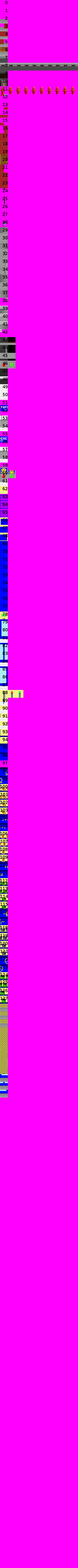
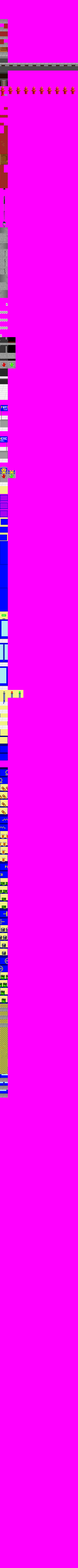
Layered file, before and after one edit (w=78, h=1568). Changes by layer:
hid "numbers" over [0, 0, 9, 1000]
painted on "Eingefügte Ebene #57" over [0, 321, 8, 330]
painted on "Eingefügte Ebene #56" over [0, 313, 8, 322]
painted on "Eingefügte Ebene #55" over [0, 305, 8, 314]
painted on "Eingefügte Ebene #58" over [0, 329, 2, 338]
painted on "Eingefügte Ebene #54" over [5, 297, 8, 306]
